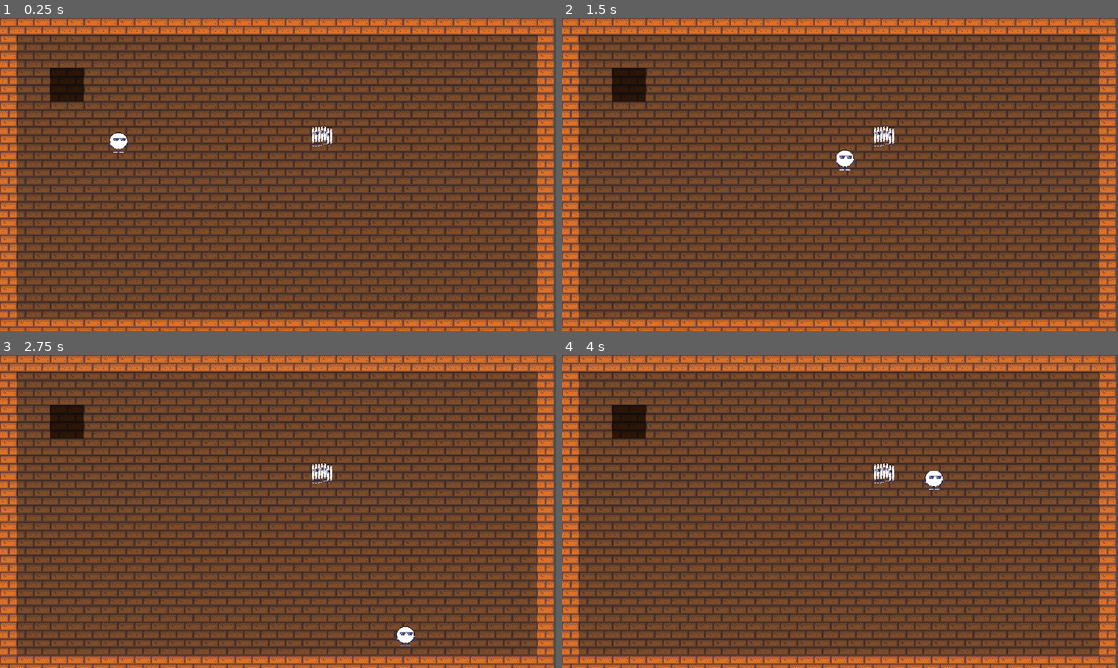
Above: before the commit, frames 1-4 (two rows, left to right).
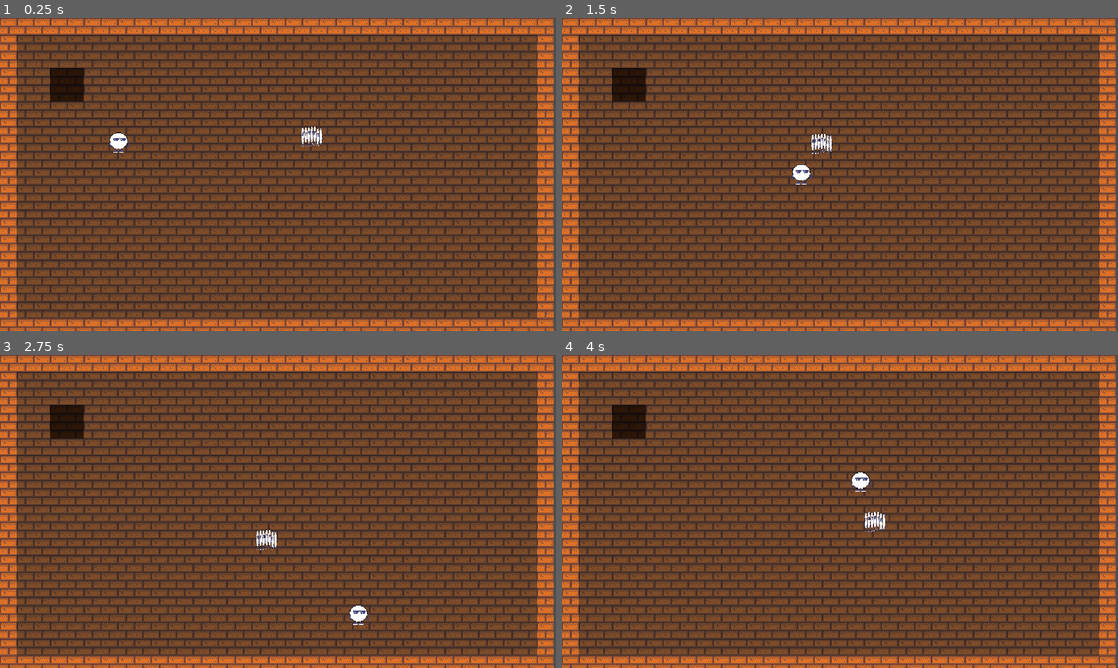
Above: after the commit, the same moments.

Repository: eduardo-kurek/MageMaze
Game: Godot game, scene res://world.tscn
Two runs of this game, one before a commit and one after it. Both use one fixed random seed, a clock stepped at 60 frames per second and the inputs below.
Inputs:
- Up to frame 1 (0.25 s): no input
- Up to frame 2 (1.5 s): hold D (move_right) 0.53-1.28 s; hold S (move_down) from 1.28 s (still down)
- Up to frame 3 (2.75 s): release S (move_down) at 2.03 s; hold D (move_right) from 2.03 s (still down)
- Up to frame 4 (4 s): release D (move_right) at 2.78 s; hold W (move_up) 2.78-3.53 s; hold A (move_left) from 3.53 s (still down)

The runs differ from the first frame. In frame 1, 0.3% of the frame differs, in the area x 54-60%, y 34-42%; in frame 2, 0.7%; in frame 3, 0.7%; in frame 4, 0.7%, in the area x 52-69%, y 34-57%.
Error before the commit: Parse Error: Identifier "global_position" not declared in the current scope. (res://entities/enemies/prisioner/PrisionerBrain.gd:8)

Commit message:
Refatora behaviours

Diff:
--- a/entities/Brain.gd
+++ /dev/null
@@ -1,10 +0,0 @@
-class_name Brain
-extends Node
-
-@export var walk_behaviour: WalkBehaviour
-
-func _physics_process(delta: float) -> void:
-	think(delta)
-
-func think(_delta: float) -> void:
-	pass
--- /dev/null
+++ b/entities/behaviours/walk/ChaseWalkBehaviour.gd
@@ -0,0 +1,17 @@
+class_name ChaseWalkBehaviour
+extends WalkBehaviour
+
+var target: CharacterBody2D
+
+func walk() -> void:
+	if not strategy:
+		return
+
+	if not is_instance_valid(target):
+		target = get_tree().get_first_node_in_group("enemy_target") as CharacterBody2D
+
+	var direction := Vector2.ZERO
+	if is_instance_valid(target):
+		direction = actor.global_position.direction_to(target.global_position)
+
+	strategy.walk(direction)
--- /dev/null
+++ b/entities/behaviours/walk/InputWalkBehaviour.gd
@@ -0,0 +1,12 @@
+class_name InputWalkBehaviour
+extends WalkBehaviour
+
+func walk() -> void:
+	if not strategy:
+		return
+
+	var direction := Input.get_vector(
+		"move_left", "move_right",
+		"move_up", "move_down"
+	)
+	strategy.walk(direction)
--- a/entities/behaviours/walk/LinearWalkBehaviour.gd
+++ /dev/null
@@ -1,6 +0,0 @@
-class_name LinearWalkBehaviour
-extends WalkBehaviour
-
-func walk(direction: Vector2) -> void:
-	actor.velocity = direction.normalized() * speed
-	actor.move_and_slide()
--- a/entities/behaviours/walk/WalkBehaviour.gd
+++ b/entities/behaviours/walk/WalkBehaviour.gd
@@ -1,12 +1,12 @@
 class_name WalkBehaviour
 extends Node
 
-@export var speed: float = 200.0
+@export var strategy: WalkStrategy
 
 var actor: CharacterBody2D
 
 func _ready() -> void:
 	actor = owner as CharacterBody2D
 
-func walk(_direction: Vector2) -> void:
-	push_error("%s mush implement walk" % name)
+func walk() -> void:
+	push_error("%s must implement walk" % name)
--- a/entities/behaviours/walk/DelayWalkBehaviour.gd
+++ b/entities/behaviours/walk/strategies/WalkStrategy.gd
@@ -1,7 +1,13 @@
-class_name DelayWalkBehaviour
-extends WalkBehaviour
+class_name WalkStrategy
+extends Node
 
+@export var speed: float = 200.0
 @export var acceleration: float = 600.0
+
+var actor: CharacterBody2D
+
+func _ready() -> void:
+	actor = owner as CharacterBody2D
 
 func walk(direction: Vector2) -> void:
 	var delta := get_physics_process_delta_time()
--- a/entities/enemies/EnemyBrain.gd
+++ /dev/null
@@ -1,7 +0,0 @@
-class_name EnemyBrain
-extends Brain
-
-var player: CharacterBody2D
-
-func _ready() -> void:
-	player = get_tree().get_first_node_in_group("enemy_target") as CharacterBody2D
--- /dev/null
+++ b/entities/enemies/prisioner/Prisioner.gd
@@ -0,0 +1,8 @@
+class_name Prisioner
+extends CharacterBody2D
+
+@export var walk_behaviour: WalkBehaviour
+
+func _physics_process(_delta: float) -> void:
+	if walk_behaviour:
+		walk_behaviour.walk()
--- a/entities/enemies/prisioner/PrisionerBrain.gd
+++ /dev/null
@@ -1,9 +0,0 @@
-class_name PrisionerBrain
-extends EnemyBrain
-
-func think(_delta: float) -> void:
-	if not is_instance_valid(player):
-		return
-
-	var dir := global_position.direction_to(player.global_position)
-	walk_behaviour.walk(dir)
--- a/entities/enemies/prisioner/prisioner.tscn
+++ b/entities/enemies/prisioner/prisioner.tscn
@@ -1,14 +1,15 @@
 [gd_scene format=3 uid="uid://bv8pxj5jy0g7o"]
 
-[ext_resource type="Script" uid="uid://up1v7843yleg" path="res://entities/enemies/prisioner/PrisionerBrain.gd" id="1_bl8vm"]
-[ext_resource type="Script" uid="uid://chnkjubpsjo6p" path="res://entities/behaviours/walk/DelayWalkBehaviour.gd" id="2_j6gqp"]
+[ext_resource type="Script" uid="uid://bekfbgafbalfp" path="res://entities/enemies/prisioner/Prisioner.gd" id="1_bl8vm"]
+[ext_resource type="Script" uid="uid://k3xt0jws2vle" path="res://entities/behaviours/walk/ChaseWalkBehaviour.gd" id="2_chase"]
+[ext_resource type="Script" uid="uid://bsvp3x3jgd0fi" path="res://entities/behaviours/walk/strategies/WalkStrategy.gd" id="2_j6gqp"]
 [ext_resource type="Texture2D" uid="uid://cvb4xx7o3vubo" path="res://entities/player/player.png" id="2_xlfdw"]
 
 [sub_resource type="RectangleShape2D" id="RectangleShape2D_mlf01"]
 
 [node name="Prisioner" type="CharacterBody2D" unique_id=1130226890 node_paths=PackedStringArray("walk_behaviour")]
 script = ExtResource("1_bl8vm")
-walk_behaviour = NodePath("DelayWalkBehaviour")
+walk_behaviour = NodePath("ChaseWalkBehaviour")
 
 [node name="CollisionShape2D" type="CollisionShape2D" parent="." unique_id=56049797]
 shape = SubResource("RectangleShape2D_mlf01")
@@ -18,7 +19,11 @@
 scale = Vector2(0.08928572, 0.6060606)
 texture = ExtResource("2_xlfdw")
 
-[node name="DelayWalkBehaviour" type="Node" parent="." unique_id=1361064776]
+[node name="ChaseWalkBehaviour" type="Node" parent="." unique_id=1361064776 node_paths=PackedStringArray("strategy")]
+script = ExtResource("2_chase")
+strategy = NodePath("WalkStrategy")
+
+[node name="WalkStrategy" type="Node" parent="ChaseWalkBehaviour" unique_id=1957191035]
 script = ExtResource("2_j6gqp")
+speed = 50.0
 acceleration = 400.0
-metadata/_custom_type_script = "uid://chnkjubpsjo6p"
--- /dev/null
+++ b/entities/player/Player.gd
@@ -0,0 +1,8 @@
+class_name Player
+extends CharacterBody2D
+
+@export var walk_behaviour: WalkBehaviour
+
+func _physics_process(_delta: float) -> void:
+	if walk_behaviour:
+		walk_behaviour.walk()
--- a/entities/player/PlayerBrain.gd
+++ /dev/null
@@ -1,9 +0,0 @@
-class_name PlayerBrain
-extends Brain
-
-func think(_delta: float) -> void:
-	var dir := Input.get_vector(
-		"move_left", "move_right",
-		"move_up", "move_down"
-	)
-	walk_behaviour.walk(dir)
--- a/entities/player/player.tscn
+++ b/entities/player/player.tscn
@@ -1,8 +1,9 @@
 [gd_scene format=3 uid="uid://ddlm2ehewsntt"]
 
-[ext_resource type="Script" uid="uid://dtgfeufnl26my" path="res://entities/player/PlayerBrain.gd" id="1_abrql"]
+[ext_resource type="Script" uid="uid://ckttah2qd5wuy" path="res://entities/player/Player.gd" id="1_abrql"]
 [ext_resource type="Texture2D" uid="uid://cvb4xx7o3vubo" path="res://entities/player/player.png" id="2_rkbax"]
-[ext_resource type="Script" uid="uid://chnkjubpsjo6p" path="res://entities/behaviours/walk/DelayWalkBehaviour.gd" id="4_bls4j"]
+[ext_resource type="Script" uid="uid://cetl7x25bglsr" path="res://entities/behaviours/walk/InputWalkBehaviour.gd" id="3_input"]
+[ext_resource type="Script" uid="uid://bsvp3x3jgd0fi" path="res://entities/behaviours/walk/strategies/WalkStrategy.gd" id="4_bls4j"]
 
 [sub_resource type="RectangleShape2D" id="RectangleShape2D_rkbax"]
 
@@ -59,7 +60,7 @@
 
 [node name="Player" type="CharacterBody2D" unique_id=1005058334 node_paths=PackedStringArray("walk_behaviour") groups=["enemy_target"]]
 script = ExtResource("1_abrql")
-walk_behaviour = NodePath("DelayWalkBehaviour")
+walk_behaviour = NodePath("InputWalkBehaviour")
 
 [node name="CollisionShape2D" type="CollisionShape2D" parent="." unique_id=2088231789]
 shape = SubResource("RectangleShape2D_rkbax")
@@ -72,7 +73,11 @@
 autoplay = "idle"
 frame_progress = 0.5211623
 
-[node name="DelayWalkBehaviour" type="Node" parent="." unique_id=1110574462]
+[node name="InputWalkBehaviour" type="Node" parent="." unique_id=1110574462 node_paths=PackedStringArray("strategy")]
+script = ExtResource("3_input")
+strategy = NodePath("WalkStrategy")
+
+[node name="WalkStrategy" type="Node" parent="InputWalkBehaviour" unique_id=1523429288]
 script = ExtResource("4_bls4j")
-acceleration = 1100.0
-metadata/_custom_type_script = "uid://chnkjubpsjo6p"
+speed = 170.0
+acceleration = 3000.0
Not shown, removed: entities/Brain.gd.uid
Not shown, added: entities/behaviours/walk/ChaseWalkBehaviour.gd.uid
Not shown, removed: entities/behaviours/walk/DelayWalkBehaviour.gd.uid
Not shown, added: entities/behaviours/walk/InputWalkBehaviour.gd.uid
Not shown, removed: entities/behaviours/walk/LinearWalkBehaviour.gd.uid
Not shown, added: entities/behaviours/walk/strategies/WalkStrategy.gd.uid
Not shown, removed: entities/enemies/EnemyBrain.gd.uid
Not shown, added: entities/enemies/prisioner/Prisioner.gd.uid
Not shown, removed: entities/enemies/prisioner/PrisionerBrain.gd.uid
Not shown, added: entities/player/Player.gd.uid
Not shown, removed: entities/player/PlayerBrain.gd.uid
